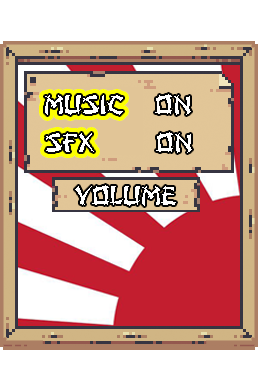
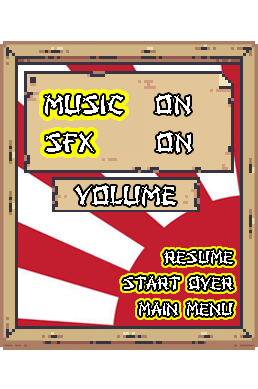
Revision of a layered 258 × 389 image; what changed, layer by layer:
added layer "resume start over Main menu" above "volume" over <box>123,250,233,316</box>
